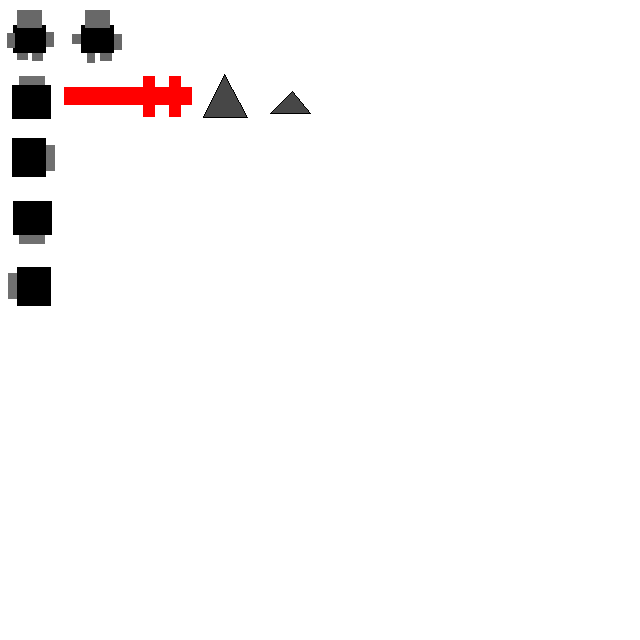
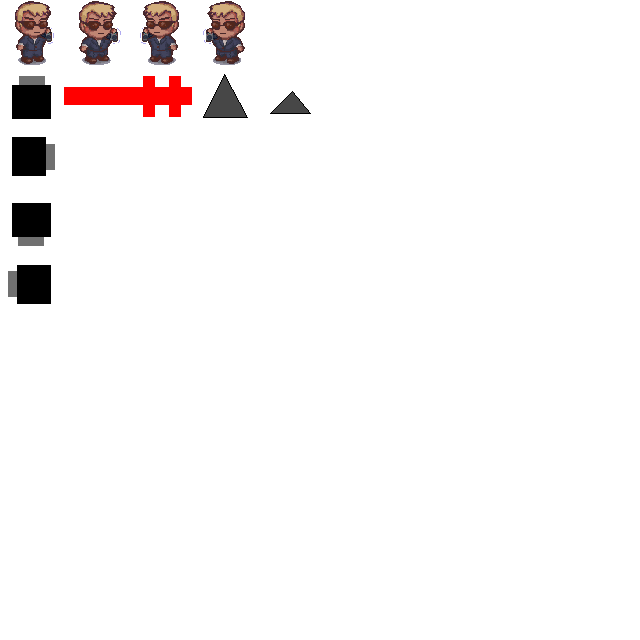
Layers edited between the first and the second 640 x 640 image:
painted on "agentsprite.png" over [7, 1, 245, 306]
